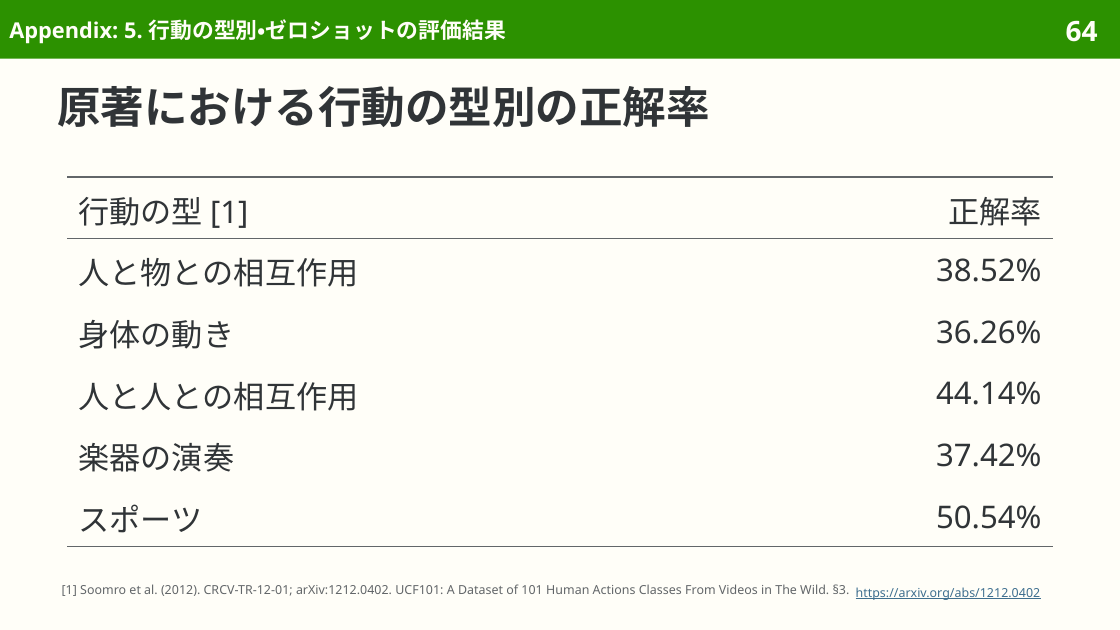
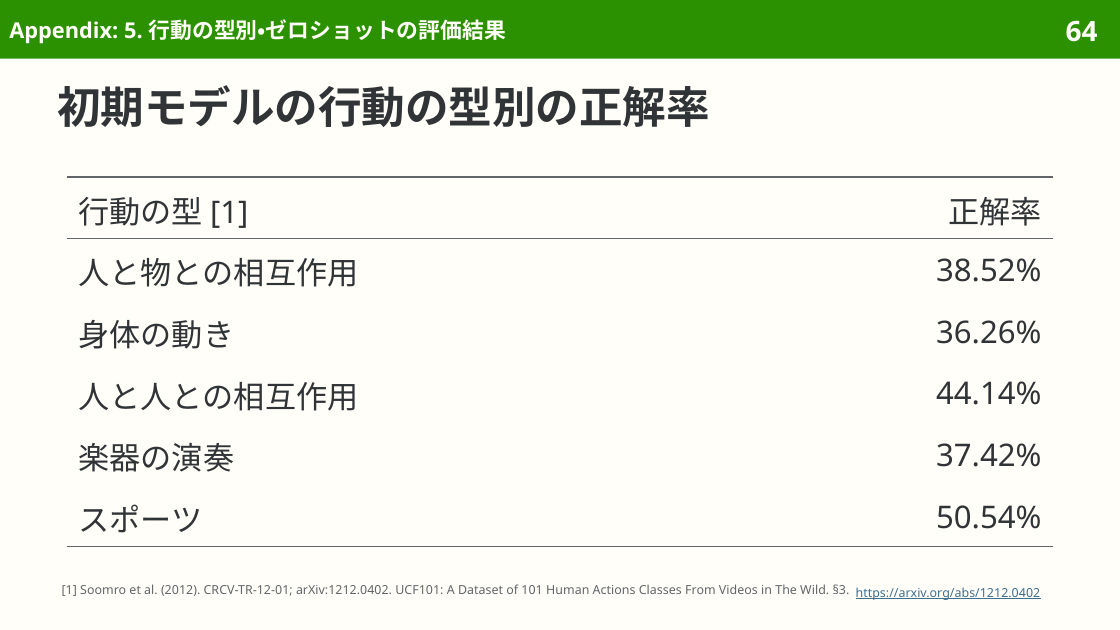
Before and after one commit to sasakiy84/datasets-in-10-minutes, a slide deck: slide 64 of slides/datasets-in-10-minutes-ucf101.pptx. Drawn at 1120x630 pixels with LibreOffice and Linux fonts; fonts in the diff are those of the drawing. Boxes give left, top, right and bottom in pixels: in the first picture for what was removed or moved away, otherwise in the second. Text is boxed around its words. In the diff, an @@ line names an element or a change of style, - is before the commit and + after.

Commit message:
slides(ucf101): refine Japanese wording and pair translations

```diff
--- a/slides/datasets-in-10-minutes-ucf101.pptx
+++ b/slides/datasets-in-10-minutes-ucf101.pptx
@@ title at bbox=[57, 85, 709, 127]: text changed @@
-原著における行動の型別の正解率
+初期モデルの行動の型別の正解率
```
Also in this commit, not shown: 6 other slides changed, 3 other files.
